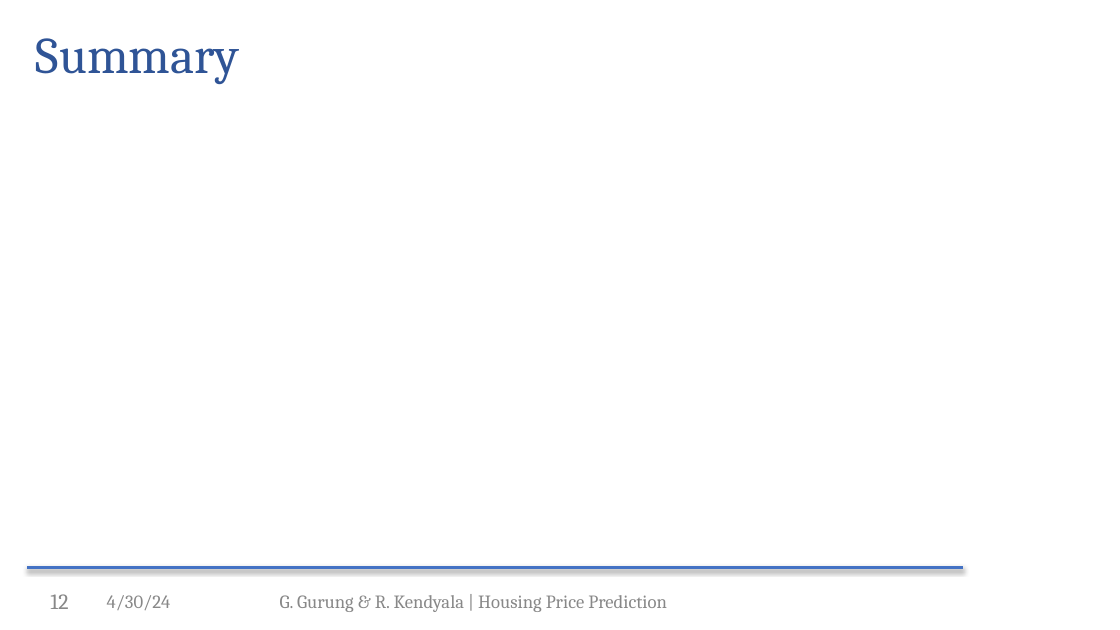
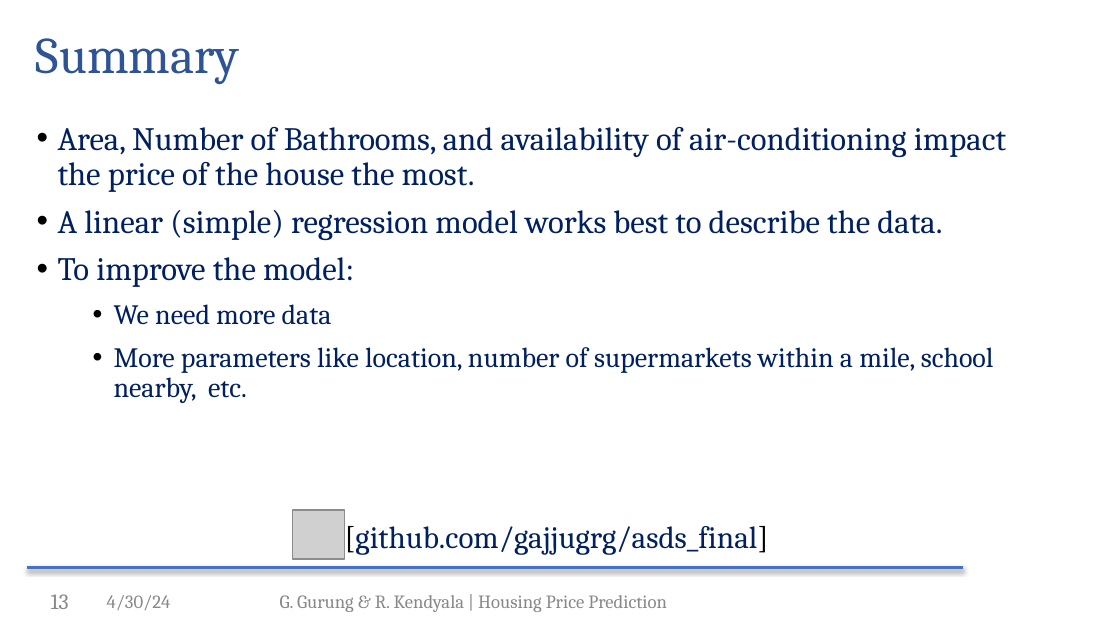
Before and after one commit to gajjugrg/asds_final, a slide deck: slide 13 of Group4_5303.pptx (slide 12 before the commit). Drawn at 1120x630 pixels with LibreOffice and Linux fonts; fonts in the diff are those of the drawing; grey boxes stand for pictures; background and template pictures are left out. Boxes give left, top, right and bottom in pixels: in the first picture for what was removed or moved away, otherwise in the second. Text is boxed around its words. In the diff, an @@ line names an element or a change of style, - is before the commit and + after.

```diff
--- a/Group4_5303.pptx
+++ b/Group4_5303.pptx
@@ text added at (58, 127, 1006, 403), 21 pt, text #002060 @@
+• Area, Number of Bathrooms, and availability of air-conditioning impact the price of the house the most.
+• A linear (simple) regression model works best to describe the data.
+• To improve the model:
+  • We need more data
+  • More parameters like location, number of supermarkets within a mile, school nearby, etc.
@@ picture added at (292, 510, 344, 559) @@
@@ text added at (345, 526, 769, 555), 20 pt, text #002060 @@
+[github.com/gajjugrg/asds_final]
@@ page number at (51, 594, 69, 609): text changed @@
-12
+13
```
Also in this commit, not shown: 2 other slides changed, 1 slide added.
